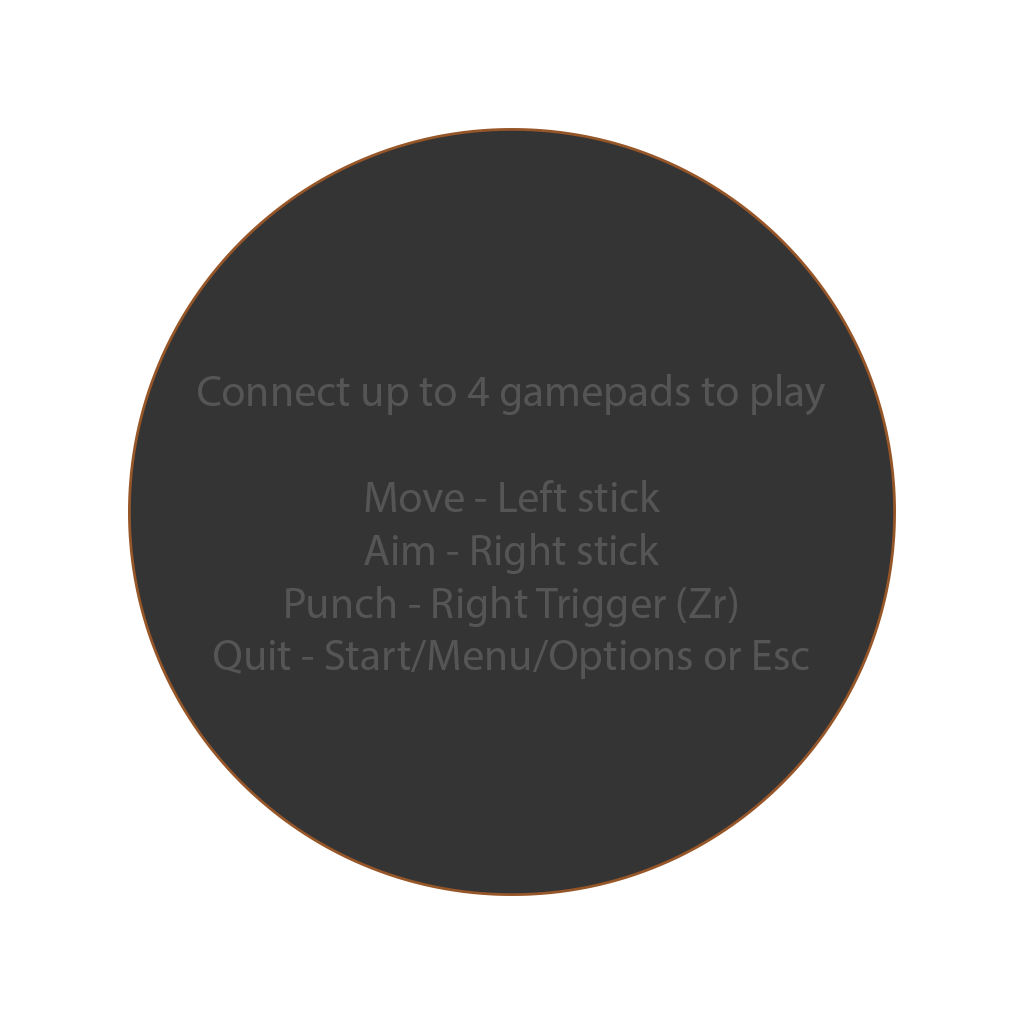
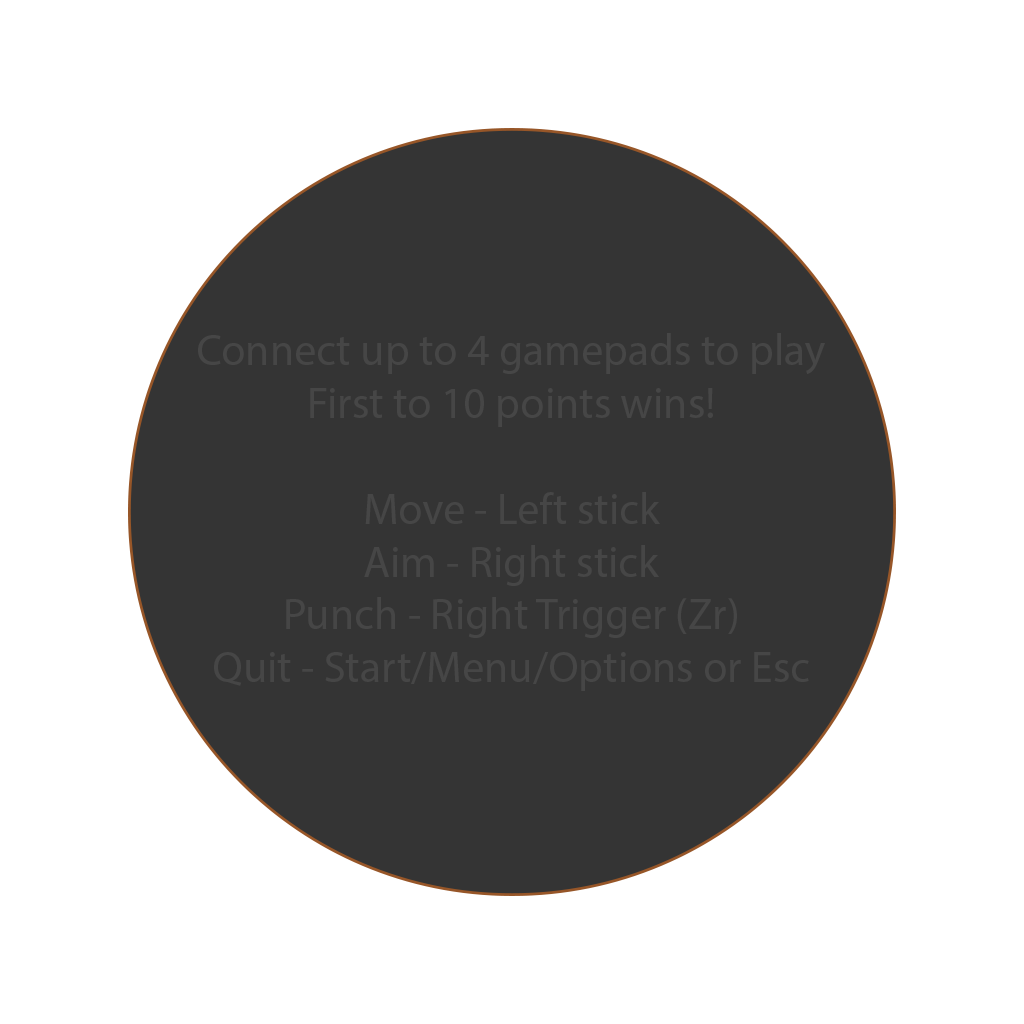
Before/after of a 1024 x 1024 layered artwork. What changed in the layer stack:
renamed "Connect up to 4 gamepads to play Move - Left stick Aim - Right" to "Connect up to 4 gamepads to play First to 10 points wins! Move", painted on it over bbox(198, 333, 825, 691)
